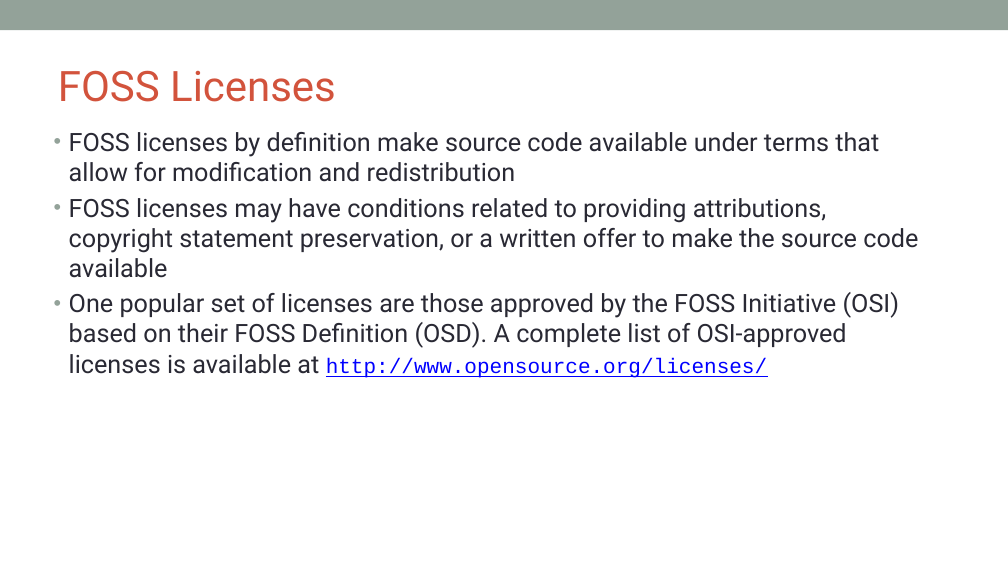
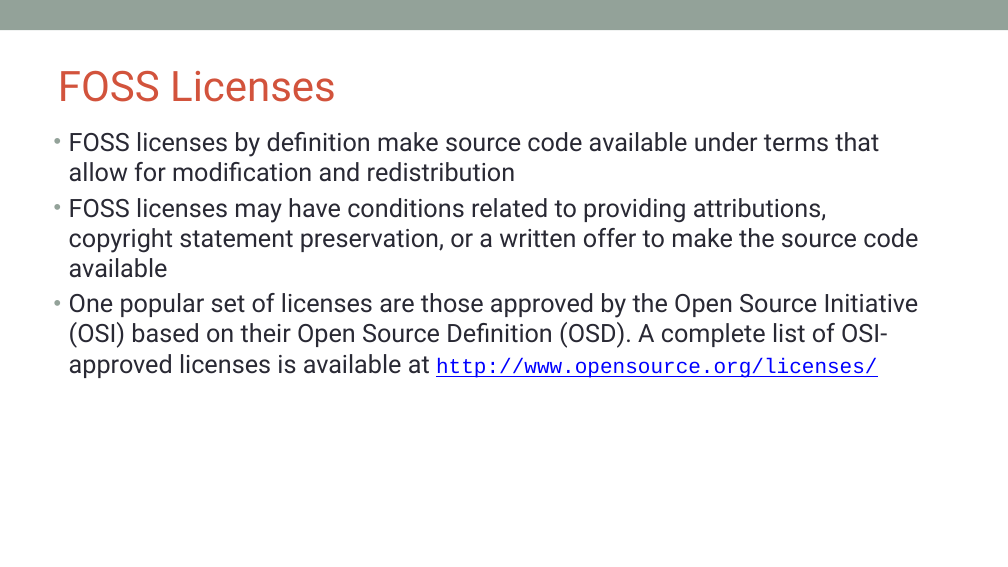
Before and after one commit to OpenChain-Project/Curriculum, a slide deck: slide 13 of slides/openchain-curriculum-for-1-1.pptx. Drawn at 1008x567 pixels with LibreOffice and Linux fonts; fonts in the diff are those of the drawing; background and template pictures are left out. Boxes give left, top, right and bottom in pixels: in the first picture for what was removed or moved away, otherwise in the second. Text is boxed around its words. In the diff, an @@ line names an element or a change of style, - is before the commit and + after.

```diff
--- a/slides/openchain-curriculum-for-1-1.pptx
+++ b/slides/openchain-curriculum-for-1-1.pptx
@@ text at (x1=69, y1=293, x2=919, y2=378): text changed @@
-• One popular set of licenses are those approved by the FOSS Initiative (OSI) based on their FOSS Definition (OSD). A complete list of OSI-approved licenses is available at http://www.opensource.org/licenses/
+• One popular set of licenses are those approved by the Open Source Initiative (OSI) based on their Open Source Definition (OSD). A complete list of OSI-approved licenses is available at http://www.opensource.org/licenses/
```
Also in this commit, not shown: 1 other slide changed, 1 other file.
